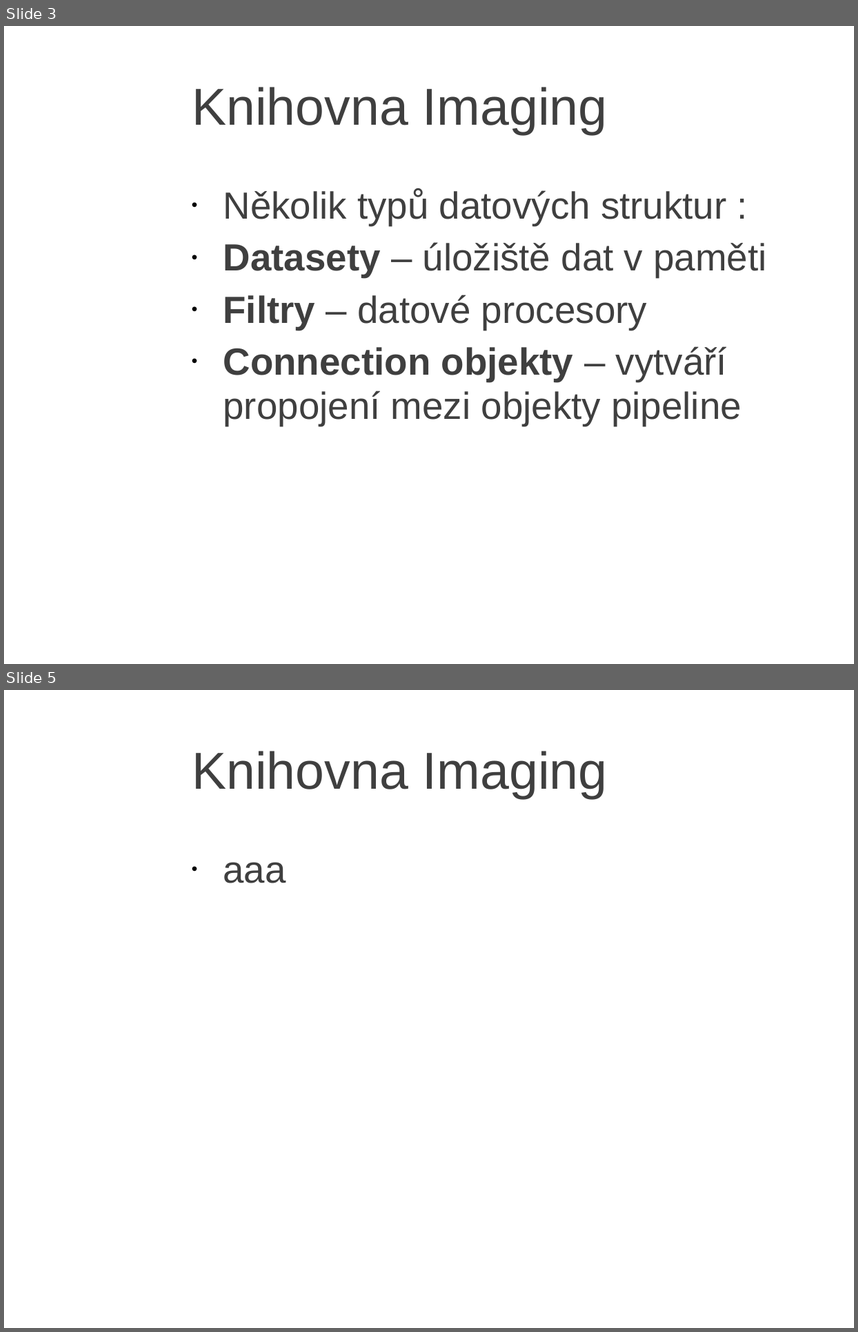
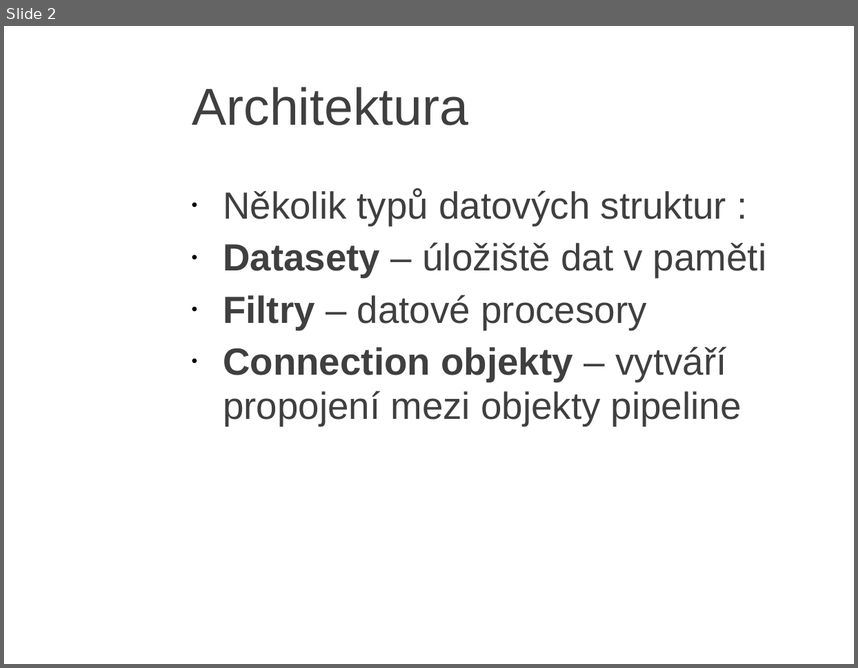
Before and after one commit to JanKolomaznik/MedV4D, a slide deck: doc/Presentation/Imaging.ppt. Shown one above the other, each under a label of ours: slides 3 and 5 before the commit, slide 2 after it; the slides between them are not shown. The pictures are 858x1332 and 858x668 pixels, drawn with LibreOffice and Linux fonts; fonts in the diff are those of the drawing; background and template pictures are left out. Boxes give left, top, right and bottom in pixels: in the first picture for what was removed or moved away, otherwise in the second. Text is boxed around its words. In the diff, an @@ line names an element or a change of style, - is before the commit and + after.

```diff
--- a/doc/Presentation/Imaging.ppt
+++ b/doc/Presentation/Imaging.ppt
@@ slide 5 removed at <box>4,690,854,1328</box>, background picture (left out) @@
@@ title removed at <box>192,751,608,798</box> @@
-Knihovna Imaging
@@ text removed at <box>223,862,286,883</box> @@
-• aaa
@@ what was slide 3 is now slide 2 @@
@@ slide 2 changed as well @@
@@ title at <box>192,87,468,125</box>: text changed @@
-Knihovna Imaging
+Architektura
```
Also in this commit, not shown: 1 other slide changed, 5 slides added, 3 other slides removed.
